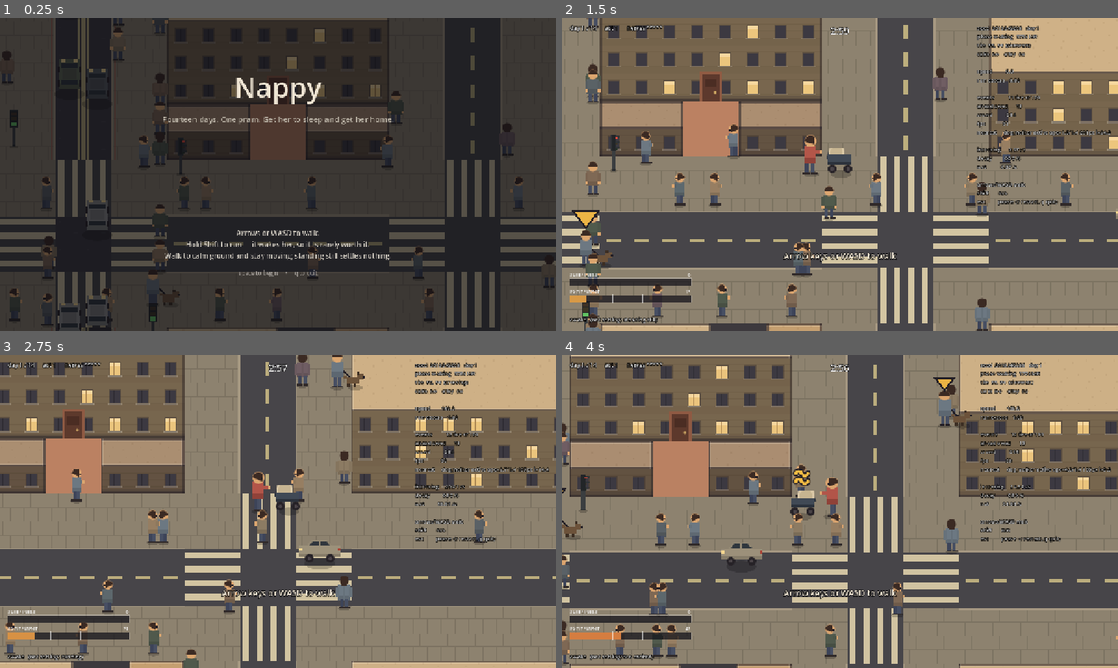
Above: before the commit, frames 1-4 (two rows, left to right).
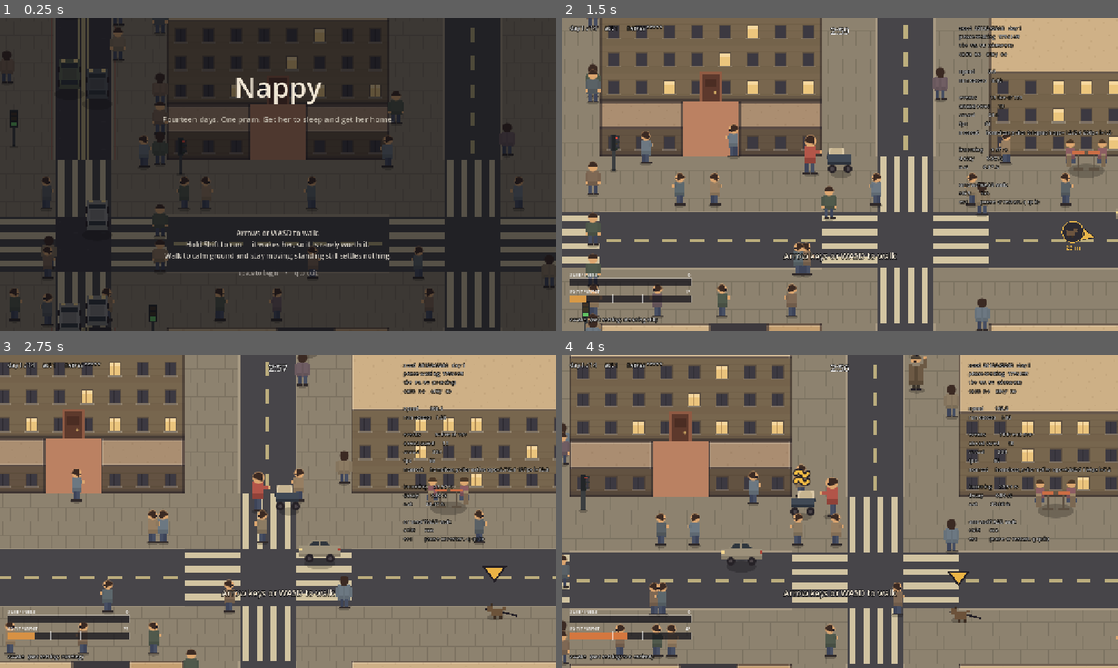
Above: after the commit, the same moments.

Repository: JosuaKrause/nappy
Game: Godot game, scene res://scenes/main.tscn
Two runs of this game, one before a commit and one after it. Both use one fixed random seed, a clock stepped at 60 frames per second and the inputs below.
Inputs (mouse positions are in pixels of both pictures, inside the frame that each line leads up to):
- Up to frame 1 (0.25 s): no input
- Up to frame 2 (1.5 s): tap Enter (ui_accept) at 0.5, 0.77 s; move the mouse to (962, 158) at 0.52 s; hold Right (move_right) 0.53-1.25 s; hold Shift (run) 0.53-1.25 s; click (962, 158) at 0.67 s; drag from (728, 190) to (812, 237) at 1.27 s
- Up to frame 3 (2.75 s): move the mouse to (333, 442) at 2.02 s; hold Right (move_right) from 2.03 s (still down); hold Shift (run) from 2.03 s (still down)
- Up to frame 4 (4 s): release Right (move_right) at 2.75 s; release Shift (run) at 2.75 s; drag from (812, 574) to (673, 464) at 2.77 s; move the mouse to (1006, 558) at 3.52 s; hold Left (move_left) from 3.53 s (still down); hold Shift (run) from 3.53 s (still down); tap R at 3.6 s; tap Enter (ui_accept) at 3.77 s

The runs differ from the first frame. In frame 1, 0.1% of the frame differs, in the area x 26-33%, y 81-92%; in frame 2, 3.4%; in frame 3, 3.0%; in frame 4, 3.6%, in the area x 0-99%, y 0-91%.

Commit message:
Streets that stop: the first hard blocker
Four to eight dead ends per city, rolled from the city RNG, so they hold
still for the whole run and are the part of the map a player can learn
while the closures re-cut it every morning. One street, gone from the
lattice, with one end built over -- and the built-over half is the whole
difference from M21's absorbed corridors, which are calm ground you walk
across on purpose. CityMap.dead_ends is kept apart from absent_segments
for that reason: the two are absent for opposite reasons.

Placed against a tree rather than before one, as asked.
RouteTree.for_the_run is a witness: it reaches every calm area the run
will ever use, so a blocker that takes no street off it cannot have made
any of them unreachable -- which is why the candidate list excludes the
tree instead of the gate rejecting afterwards.

The gate stayed the STRONG one, and that is a decision rather than an
oversight. TODO says hard blockers should need only reachability, which
is a weakening of a guarantee MIN_CALM_AREAS_WITH_TWO_ROUTES,
ClosurePlanner and test_routes all rest on -- taking it as a side effect
of adding dead ends is the overturn shape CLAUDE.md has a rule about.
Measured, the fear was unfounded: off the reference tree, 99% of
candidates pass either gate, and a city gets 5.9 dead ends from a rolled
4-8. The weaker gate costs nothing to defer to where it belongs.

Two things found by building it. A dead end is a claim on the lattice
paid for on the tiles, so a street with a park down one side is one you
walk into and step sideways out of -- test_routes caught it as "the way
in is a real street" on a zone's eight ways in, and the fix is a
candidate filter. And absent_segments stopped being the zone set, which
broke a test's sentence rather than its assertion: "no zone swallowed a
stretch of the arterial" was asserted over a set that had just acquired
a second kind of member. An identity standing in for the property, again.

The picture needed fixing too: a dead end showing through as ordinary
building is a dark slab inside a dark street, and a hard blocker nobody
can find in the one picture built to check placements might as well not
have been placed. It is teal now.

Co-Authored-By: Claude Opus 5 <noreply@anthropic.com>
Claude-Session: https://claude.ai/code/session_01AwbNffy8r23NtrP7ZaSkFS

Diff:
--- a/src/autoload/tuning.gd
+++ b/src/autoload/tuning.gd
@@ -363,6 +363,27 @@
 ## out is the decision M24 made matter.
 const MIN_CALM_ZONES := 1
 const MAX_CALM_ZONES := 2
+
+# ------------------------------------------------------- hard blockers (M50) ---
+# *"Hard blocker: the layout has pruned edges that cannot be traversed — permanent for the run.
+# Cul-de-sacs, big buildings."* The soft ones re-cut the map every morning; these hold still for
+# the whole run and are therefore the part of the city a player can **learn**. See docs/CITY.md,
+# "Diversions — the design", and docs/TODO.md, M50 step 1.
+
+## How many streets in a city genuinely stop. A handful of 264: enough that a run has a shape
+## somebody could describe, few enough that the lattice is still a lattice — the number is what
+## separates "this city has dead ends in it" from "this city is a maze", and a maze is the thing
+## the two-routes guarantee exists to prevent.
+##
+## Measured rather than derived, like every other count in this file: see docs/TODO.md, M50, for
+## what each gate strength lets a seed actually place.
+const MIN_CUL_DE_SACS := 4
+const MAX_CUL_DE_SACS := 8
+
+## How deep the wall across a dead end is, in tiles. Two rather than one: a one-tile slab is a
+## line rather than a building, and what has to read from the far end of the street is *this does
+## not go through* rather than *something is painted here*.
+const CUL_DE_SAC_WALL_TILES := 2
 
 ## Per-purpose chance a block is split by a through-alley.
 const ALLEY_CHANCE := {
--- a/src/city/city_generator.gd
+++ b/src/city/city_generator.gd
@@ -59,6 +59,10 @@
 	# The map starts on day 1, which is every block at step 0 of its arc.
 	var state := CityState.new()
 	map.repaint(state)
+	# **After the repaint, and that is not an ordering detail.** Hard blockers are placed against
+	# where the calm is, which is what `repaint` works out, and they close street ground — which
+	# `repaint` never touches, so no later day can undo one. See `_place_hard_blockers`.
+	_place_hard_blockers(map, rng)
 	return map
 
 # ------------------------------------------------------------------ streets ---
@@ -695,6 +699,138 @@
 	map.home_block = block
 	block_rects[block] = _keep_nonempty(_subtract_all(block_rects[block], home))
 
+# ----------------------------------------------------------- hard blockers ---
+
+## The streets this city does not go down, fixed for the whole run. *(M50 step 1.)*
+##
+## **The soft blockers re-cut the map every morning; these are what the player learns.** A route
+## to a calm area is not stable across days and that is the mechanism rather than a side effect —
+## a city worth knowing plus a day worth reading — so the permanent half has to exist before the
+## per-day half can mean anything.
+##
+## **They are placed against a tree, not before one.** *"First construct an example tree from the
+## initial map, then place the hard blockers — that way we can't block off regions entirely."* The
+## reference tree is a **witness**: it reaches every calm area the run will ever use, so a blocker
+## that takes no street off it cannot have made any of them unreachable. That is why the candidate
+## list excludes the tree rather than the gate below merely checking afterwards — a gate that
+## rejects most of what it is offered is a slow way of getting a worse answer.
+##
+## Day 1's calm is *all* the calm, which is worth stating because it is not obvious and it is what
+## makes "every calm area the run will ever use" a thing this function can hold in its hand: arcs
+## only ever take calm ground away (`REQUISITIONED`), never add it, so the set only shrinks.
+static func _place_hard_blockers(map: CityMap, rng: RandomNumberGenerator) -> void:
+	var home := ClosurePlanner.home_street(map)
+	var areas := ClosurePlanner.calm_areas(map)
+	if not home or areas.is_empty():
+		return
+	var reference := RouteTree.for_the_run(map)
+	var wanted := rng.randi_range(Tuning.MIN_CUL_DE_SACS, Tuning.MAX_CUL_DE_SACS)
+	var made := 0
+	for segment in _dead_end_candidates(map, home, reference, rng):
+		if made >= wanted:
+			break
+		map.absent_segments[segment.key()] = true
+		if _the_calm_survives(map, home, areas):
+			map.dead_ends[segment.key()] = _wall_off_one_end(map, segment, rng)
+			made += 1
+		else:
+			map.absent_segments.erase(segment.key())
+
+## Every street a dead end could be made of, in the order this city will try them.
+##
+## Four exclusions, and each is a thing that would stop being itself:
+##
+## - **The street outside the front door**, which is the oldest exemption in the project: the home
+##   is a notch with one exit, so sealing that street seals the player in.
+## - **The main road.** There is one of it, it is the thing that has to be crossed and the first
+##   landmark anybody learns, and a spine with a hole in it is not a spine.
+## - **A precinct**, which is a *place* — three blocks of paving somebody can be told how to find —
+##   rather than a stretch of road, and a dead end in the middle of one is a broken place.
+## - **Anything on the reference tree.** See above: this is what makes the gate a formality rather
+##   than a search.
+## - **Anything running alongside calm ground**, and this one was found by building it. A dead end
+##   is a claim about where you can get to, and the claim is made on the **lattice** while the
+##   player walks on **tiles** — so a street with a park down one side of it is a street you walk
+##   into and then step sideways out of, whatever the graph says. It is M21's rule read backwards:
+##   an absorbed street is calm ground rather than a closure, and calm ground beside a dead end
+##   makes the dead end a doorway. `tests/test_routes.gd` caught it as *"the way in is a real
+##   street"* on a four-block zone, which is exactly what it looked like from the outside.
+static func _dead_end_candidates(map: CityMap, home: StreetNetwork.Segment, reference: RouteTree,
+		rng: RandomNumberGenerator) -> Array[StreetNetwork.Segment]:
+	var calm := {}
+	for anchor in map.calm_blocks:
+		for block in _blocks_in(map.lot_blocks(anchor)):
+			calm[block] = true
+
+	var pool: Array[StreetNetwork.Segment] = []
+	for segment in StreetNetwork.segments():
+		if not map.has_street(segment.key()) or segment.key() == home.key():
+			continue
+		if reference.is_on_the_tree(segment.key()) or _runs_beside_calm(segment, calm):
+			continue
+		var rect := segment.tile_rect()
+		if map.street_kind_at(not segment.horizontal, rect.position + rect.size / 2) \
+				!= GameEnums.StreetKind.ORDINARY:
+			continue
+		pool.append(segment)
+	_shuffle(pool, rng)
+	return pool
+
+## Whether either of the two blocks a street runs between is calm ground.
+##
+## A segment key names the block it runs along the **north or west edge of**, so the other side is
+## one step back along the crossing axis.
+static func _runs_beside_calm(segment: StreetNetwork.Segment, calm: Dictionary) -> bool:
+	var key := segment.key()
+	var block := Vector2i(key.x, key.y)
+	var opposite := block + (Vector2i.UP if segment.horizontal else Vector2i.LEFT)
+	return calm.has(block) or calm.has(opposite)
+
+## The gate, and it is deliberately the **strong** one for now.
+##
+## *(M50. The design permits a weaker one — "hard blockers no longer have to leave two
+## edge-disjoint routes to every calm area, only reachability", because cul-de-sacs are the point
+## and a two-routes rule fights them. That is true, and it is also one of the two invariant
+## decisions M50 says have to be taken deliberately: `MIN_CALM_AREAS_WITH_TWO_ROUTES`, the day-
+## level closure invariant and `tests/test_routes.gd` all rest on the generator handing them a
+## city where every calm area has a choice of ways in. Weakening it as a **side effect** of adding
+## dead ends is exactly the shape of overturn this project has a rule about, so the gate stays
+## where it was until somebody moves it on purpose. See docs/TODO.md, M50.)*
+static func _the_calm_survives(map: CityMap, home: StreetNetwork.Segment,
+		areas: Array[ClosurePlanner.CalmArea]) -> bool:
+	var blocked := map.blocked_segments()
+	for area in areas:
+		if StreetNetwork.route_count(home, area.access, blocked, 2) < 2:
+			return false
+	return true
+
+## Builds the wall that makes an absent street a *dead end* rather than a hole in the map.
+##
+## **The ground has to stop, and that is the whole difference from M21's absorbed streets.** A
+## calm zone's absorbed corridor is park: gone from the lattice and walked over quite happily,
+## which is right for a shortcut and wrong for a hard blocker — *"a cul-de-sac must be a street
+## that genuinely stops, not a park to walk through."* So one end is built over, and the street
+## keeps its pavement, its kerbs and its buildings: you can walk in, and then you have to come
+## back out.
+##
+## Which end is rolled. A dead end that always faced the same way would be a rule the player
+## learns once instead of a city they learn.
+static func _wall_off_one_end(map: CityMap, segment: StreetNetwork.Segment,
+		rng: RandomNumberGenerator) -> Rect2i:
+	var at_a := rng.randf() < 0.5
+	var wall := segment.mouth_rect(at_a)
+	# Grown *into* the street, never into the junction: the crossroads keeps its zebras and its
+	# lights, and what is walled is the road beyond it. A wall inside the junction would take the
+	# crossing with it, which is a pedestrian route that has nothing to do with this street.
+	var into := Tuning.CUL_DE_SAC_WALL_TILES - 1
+	var along := Vector2i.RIGHT if segment.horizontal else Vector2i.DOWN
+	if not at_a:
+		wall.position -= along * into
+	wall.size += along * into
+	map.fill_rect(wall, GameEnums.TileType.BUILDING)
+	map.building_rects.append(wall)
+	return wall
+
 # --------------------------------------------------------------- validation ---
 
 ## Returns "" when the map satisfies every guarantee in docs/CITY.md, else why it does not.
--- a/src/city/city_map.gd
+++ b/src/city/city_map.gd
@@ -39,6 +39,20 @@
 ## half — route counting, the invariant, the doorway exemptions — survives untouched and simply
 ## gets a bigger `closed` set. See `blocked_segments()`.
 var absent_segments := {}
+## The streets that are absent because they are **dead ends**, as segment key -> the tile rect
+## that was built over to stop the ground. A subset of
+## `absent_segments`, kept apart because the two are absent for opposite reasons and anything
+## reasoning about *why* a street is not there needs to tell them apart. *(M50 step 1.)*
+##
+## A calm zone's absorbed corridor is **ground you walk over** — the tiles are park and the lattice
+## losing the street is the whole point of a shortcut. A dead end is the reverse: the lattice loses
+## the street *and the ground stops*, because a hard blocker that could be walked through would not
+## be one. `CityGenerator._wall_off_one_end` is what makes the difference visible on the tiles.
+##
+## Anything asking "can a route go this way" wants `blocked_segments()`, which is both and does not
+## care. This is for the things that do: the telemetry map's legend, and any test whose sentence
+## is about zones.
+var dead_ends := {}
 ## The corridor index of the one main road, which runs north to south. `-1` before generation.
 ##
 ## One of it, and only on this axis. *(Playtest 12, finding 2: "there should be one north to south
--- a/src/routes/route_tree.gd
+++ b/src/routes/route_tree.gd
@@ -128,6 +128,26 @@
 ## `TelemetryMap`, which draws it. They have to get the same tree or the picture is of a plan
 ## nobody used, and telemetry may not touch a gameplay stream to get one. A pure function of
 ## `(seed, day, closed)` is the cheapest way for both to be true at once.
+## The day number the **reference** tree is grown under. Not a day anybody plays: it is the one
+## sample of the construction that generation takes, to place hard blockers against something
+## rather than before anything. Zero, so it can never collide with a real day.
+const REFERENCE_DAY := 0
+
+## One example of a way to everywhere calm, on the finished lattice and with nothing shut.
+##
+## *"First construct an example tree from the initial map, then place the hard blockers — that way
+## we can't block off regions entirely. Then when a day starts we construct a tree for real."*
+##
+## What it is **for** is the thing to keep straight: it is not the corridor and no day uses it. It
+## is a witness. A hard blocker placed off it cannot cut it, and the tree reaches every calm area
+## the run will ever use, so *every one of them is still reachable* — which is the property the
+## gate would otherwise have to search for on every candidate.
+##
+## Named against `for_day` rather than `reference`, which is a method on `RefCounted` and would
+## have been an override that the engine never calls.
+static func for_the_run(map: CityMap) -> RouteTree:
+	return for_day(map, REFERENCE_DAY)
+
 static func for_day(map: CityMap, day: int, closures: Array[RoadClosure] = []) -> RouteTree:
 	var closed := {}
 	for closure in closures:
--- a/src/telemetry/telemetry_map.gd
+++ b/src/telemetry/telemetry_map.gd
@@ -49,6 +49,7 @@
 const CLOSURE_MARK := Color("ff2626")
 const CORRIDOR_MARK := Color("b366ff")
 const BUNDLE_MARK := Color("ffffff")
+const DEAD_END_MARK := Color("2ee6d0")
 
 ## What a building is drawn as here.
 ##
@@ -89,6 +90,7 @@
 	# drawn to be read *against* — where it arrives, what it had to go round, where it starts —
 	# and a plan that covers them would be answering its own question.
 	_mark_the_corridor(image, tree)
+	_mark_the_dead_ends(image, map)
 	_mark_the_calm(image, map)
 	_mark_the_closures(image, closures)
 	_mark_the_home(image, map)
@@ -154,6 +156,21 @@
 		return Rect2i(Vector2i(from.x, from.y + across), Vector2i(length, thickness))
 	return Rect2i(Vector2i(from.x + across, from.y), Vector2i(thickness, length))
 
+## The wall at the end of every street that stops. *(M50 step 1.)*
+##
+## **Filled, which is the one exception to "outlines, never fills".** That rule exists because a
+## mark that covers the ground stops the picture answering the question it was opened for — and
+## here the ground *is* the mark: the tiles under it were built over, and drawing an outline round
+## a wall would leave the middle of it reading as the street it used to be.
+##
+## It earns its own colour rather than being left to show through as building, which was the first
+## version and was invisible: a two-tile slab of dark building inside a dark street is exactly the
+## thing nobody spots, and a hard blocker nobody can spot in the one picture built to check
+## placements might as well not have been placed.
+static func _mark_the_dead_ends(image: Image, map: CityMap) -> void:
+	for key: Vector3i in map.dead_ends:
+		_fill_tiles(image, map.dead_ends[key] as Rect2i, DEAD_END_MARK)
+
 ## Every calm area, outlined at its lot. Outlined rather than tinted because *how big it is* is
 ## most of what this picture is being asked, and a tint over grass answers that worse than a box.
 static func _mark_the_calm(image: Image, map: CityMap) -> void:
--- a/tests/test_generator.gd
+++ b/tests/test_generator.gd
@@ -19,6 +19,7 @@
 	_test_the_home_is_in_the_middle_of_a_city_worth_walking(t)
 	_test_calm_zones_are_four_blocks_of_one_thing(t)
 	_test_a_calm_zone_is_a_route_rather_than_a_lap(t)
+	_test_a_dead_end_is_a_dead_end(t)
 	_test_no_single_street_closure_isolates_the_parks(t)
 
 # ------------------------------------------------------------------- pieces ---
@@ -198,6 +199,12 @@
 		# noise floor, it is the thing that has to be crossed, and it is what a player learns
 		# first. A zone may take any corridor but that one.
 		for key: Vector3i in map.absent_segments:
+			# Zone-absorbed streets only. `absent_segments` stopped being the zone set in M50 —
+			# a dead end is absent too, for the opposite reason — and this sentence is about
+			# zones. Asserting it over the whole set was the identity standing in for the
+			# property, which is a mistake this project has made before and can now name.
+			if map.dead_ends.has(key):
+				continue
 			var corridor: int = key.y if key.z == 0 else key.x
 			# Which corridor that is comes from the **map** since playtest 14, because the spine
 			# is rolled per city rather than always being the middle one. The east-west number is
@@ -285,6 +292,86 @@
 			segments.append(Rect2i(block_x, corridor * period, Tuning.BLOCK_SIZE, width))
 	return segments
 
+## Hard blockers. *(M50 step 1.)*
+##
+## The thing that makes this worth a test of its own is that a dead end is a claim made on the
+## **lattice** and paid for on the **tiles**, and the two can disagree in both directions. A
+## street missing from the graph whose ground still goes through is not a dead end, it is a
+## routing bug the player walks straight past; a street whose ground stops but which the graph
+## still offers is a route into a wall. So every clause below is checked on the tiles, against a
+## fact stated on the graph.
+##
+## The counts are the other half: a city with no dead ends in it silently loses the whole
+## milestone, and every check here would still pass.
+func _test_a_dead_end_is_a_dead_end(t) -> void:
+	var total := 0
+	var seeds := 12
+	for i in seeds:
+		var map := CityGenerator.generate(_seed(i))
+		var home := ClosurePlanner.home_street(map)
+		var calm := {}
+		for anchor in map.calm_blocks:
+			var lot := map.lot_blocks(anchor)
+			for y in range(lot.position.y, lot.end.y):
+				for x in range(lot.position.x, lot.end.x):
+					calm[Vector2i(x, y)] = true
+
+		t.check(not map.dead_ends.is_empty(), "seed %d has dead ends at all" % _seed(i))
+		t.check(map.dead_ends.size() <= Tuning.MAX_CUL_DE_SACS,
+				"seed %d has at most %d of them (%d)"
+				% [_seed(i), Tuning.MAX_CUL_DE_SACS, map.dead_ends.size()])
+		total += map.dead_ends.size()
+
+		for key: Vector3i in map.dead_ends:
+			var segment := StreetNetwork.by_key(key)
+			t.check(map.absent_segments.has(key),
+					"seed %d: dead end %s is out of the lattice too" % [_seed(i), key])
+			t.check(key != home.key(),
+					"seed %d: and is not the street outside the front door" % _seed(i))
+
+			# The ground stops. One strip across the corridor is built over, and it is at an end
+			# rather than in the middle — a wall in the middle would be two dead ends and a street
+			# nobody can see the shape of.
+			var rect := segment.tile_rect()
+			var blocked_rows := 0
+			var along := rect.size.x if segment.horizontal else rect.size.y
+			for step in along:
+				var walkable := 0
+				for across in (rect.size.y if segment.horizontal else rect.size.x):
+					var tile := rect.position + (Vector2i(step, across) if segment.horizontal
+							else Vector2i(across, step))
+					if map.is_walkable(tile):
+						walkable += 1
+				if walkable == 0:
+					blocked_rows += 1
+					t.check(step < Tuning.CUL_DE_SAC_WALL_TILES
+							or step >= along - Tuning.CUL_DE_SAC_WALL_TILES,
+							"seed %d: the wall in %s is at one end of it" % [_seed(i), key])
+			t.check(blocked_rows == Tuning.CUL_DE_SAC_WALL_TILES,
+					"seed %d: dead end %s is walled %d tiles deep (found %d)"
+					% [_seed(i), key, Tuning.CUL_DE_SAC_WALL_TILES, blocked_rows])
+			t.check(blocked_rows < along,
+					"seed %d: and is still a street you can walk into" % _seed(i))
+
+			# And it is none of the three things a dead end would stop being. The spine has to go
+			# through, a precinct is a place rather than a road, and a street with calm down one
+			# side of it is a doorway whatever the graph says.
+			t.check(map.street_kind_at(not segment.horizontal,
+					rect.position + rect.size / 2) == GameEnums.StreetKind.ORDINARY,
+					"seed %d: %s is an ordinary street, not the spine or a precinct"
+					% [_seed(i), key])
+			var block := Vector2i(key.x, key.y)
+			var opposite := block + (Vector2i.UP if segment.horizontal else Vector2i.LEFT)
+			t.check(not calm.has(block) and not calm.has(opposite),
+					"seed %d: %s does not run alongside calm ground" % [_seed(i), key])
+
+	# Measured at 5.9 a city against a rolled 4-8. A floor rather than the number, because the
+	# gate may legitimately refuse one; a city averaging below the minimum means the placement has
+	# stopped working rather than that a seed was unlucky.
+	t.check(float(total) / seeds >= float(Tuning.MIN_CUL_DE_SACS),
+			"a city gets %.1f dead ends, wanting at least %d"
+			% [float(total) / seeds, Tuning.MIN_CUL_DE_SACS])
+
 func _seed(index: int) -> int:
 	# Spread the seeds out; consecutive integers are what generate() retries with.
 	return 1000 + index * 7919
--- a/tests/test_telemetry.gd
+++ b/tests/test_telemetry.gd
@@ -197,6 +197,10 @@
 	t.check(map.main_road < 0 or seen.has(TelemetryMap.SPINE_MARK), "and the spine is drawn")
 	t.check(map.precinct_spans.is_empty() or seen.has(TelemetryMap.PRECINCT_MARK),
 			"and the precincts are")
+	# A hard blocker nobody can find in the one picture built to check placements might as well
+	# not have been placed. It showed through as building at first, which is invisible.
+	t.check(map.dead_ends.is_empty() or seen.has(TelemetryMap.DEAD_END_MARK),
+			"and every street that stops is marked as stopping")
 	# The ground is under all of it: a picture that is only marks has covered what it describes,
 	# which is the one way a debug overlay lies that nobody notices.
 	t.check(seen.has(TelemetryMap.BUILDING_GROUND), "and the buildings show through")
Not shown, changed: docs/CITY.md
Not shown, changed: docs/TELEMETRY.md
Not shown, changed: docs/TODO.md
